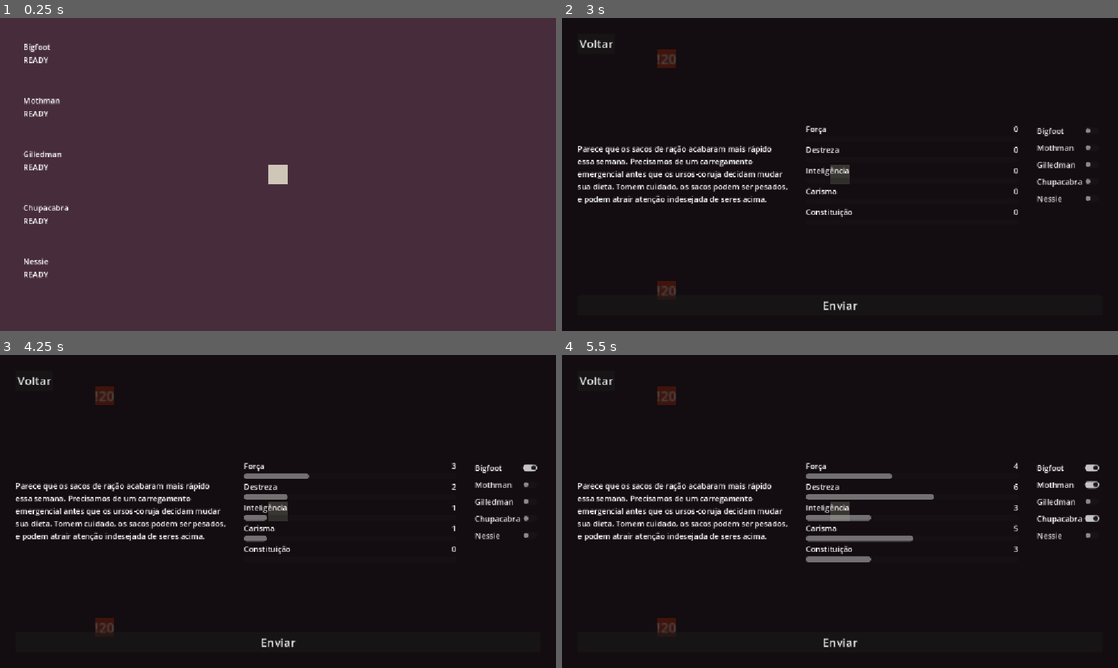
Above: before the commit, frames 1-4 (two rows, left to right).
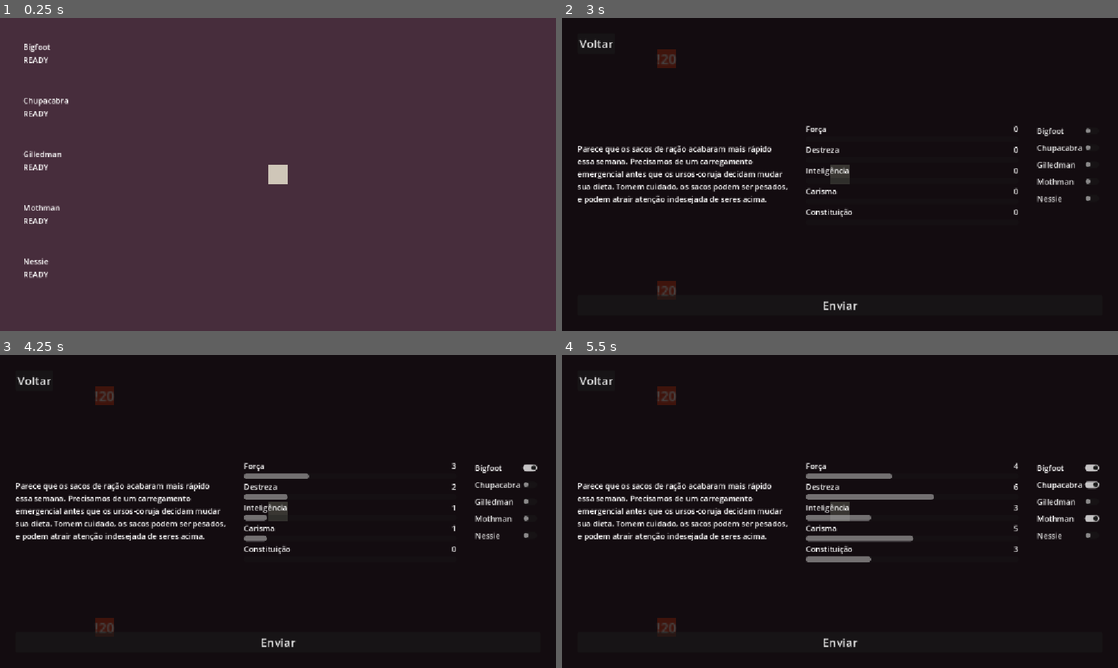
Above: after the commit, the same moments.

Repository: LucasFASouza/Dispacho
Game: Godot game, scene res://scenes/game.tscn
Two runs of this game, one before a commit and one after it. Both use one fixed random seed, a clock stepped at 60 frames per second and the inputs below.
Inputs (mouse positions are in pixels of both pictures, inside the frame that each line leads up to):
- Up to frame 1 (0.25 s): no input
- Up to frame 2 (3 s): tap Enter at 0.5, 2 s; move the mouse to (962, 158) at 0.52 s; click (962, 158) at 0.67 s; tap Space at 1.25 s; move the mouse to (728, 190) at 1.27 s; click (728, 190) at 1.42 s; move the mouse to (895, 105) at 2.02 s; click (895, 105) at 2.17 s; move the mouse to (667, 58) at 2.77 s; click (667, 58) at 2.92 s
- Up to frame 3 (4.25 s): click "Bigfoot" at 3.5 s
- Up to frame 4 (5.5 s): click "Mothman" at 4.25 s; click "Chupacabra" at 5 s

The runs differ from the first frame. In frame 1, 0.2% of the frame differs, in the area x 4-13%, y 25-63%; in frame 2, 0.2%; in frame 3, 0.2%; in frame 4, 0.2%, in the area x 85-94%, y 40-54%.

Commit message:
Add member data and missions; implement member attributes, mission spawning, and UI integration for enhanced gameplay experience.

Diff:
--- /dev/null
+++ b/data/members/bigfoot.tres
@@ -0,0 +1,8 @@
+[gd_resource type="Resource" script_class="MemberData" load_steps=2 format=3]
+
+[ext_resource type="Script" path="res://scripts/member_data.gd" id="1"]
+
+[resource]
+script = ExtResource("1")
+member_name = "Bigfoot"
+scores = {"STR": 3, "DEX": 2, "INT": 1, "CHA": 1, "CON": 0}
--- /dev/null
+++ b/data/members/chupacabra.tres
@@ -0,0 +1,8 @@
+[gd_resource type="Resource" script_class="MemberData" load_steps=2 format=3]
+
+[ext_resource type="Script" path="res://scripts/member_data.gd" id="1"]
+
+[resource]
+script = ExtResource("1")
+member_name = "Chupacabra"
+scores = {"STR": 1, "DEX": 1, "INT": 0, "CHA": 3, "CON": 2}
--- /dev/null
+++ b/data/members/gilledman.tres
@@ -0,0 +1,8 @@
+[gd_resource type="Resource" script_class="MemberData" load_steps=2 format=3]
+
+[ext_resource type="Script" path="res://scripts/member_data.gd" id="1"]
+
+[resource]
+script = ExtResource("1")
+member_name = "Gilledman"
+scores = {"STR": 1, "DEX": 0, "INT": 3, "CHA": 2, "CON": 1}
--- /dev/null
+++ b/data/members/mothman.tres
@@ -0,0 +1,8 @@
+[gd_resource type="Resource" script_class="MemberData" load_steps=2 format=3]
+
+[ext_resource type="Script" path="res://scripts/member_data.gd" id="1"]
+
+[resource]
+script = ExtResource("1")
+member_name = "Mothman"
+scores = {"STR": 0, "DEX": 3, "INT": 2, "CHA": 1, "CON": 1}
--- /dev/null
+++ b/data/members/nessie.tres
@@ -0,0 +1,8 @@
+[gd_resource type="Resource" script_class="MemberData" load_steps=2 format=3]
+
+[ext_resource type="Script" path="res://scripts/member_data.gd" id="1"]
+
+[resource]
+script = ExtResource("1")
+member_name = "Nessie"
+scores = {"STR": 2, "DEX": 1, "INT": 1, "CHA": 0, "CON": 3}
--- a/data/missions.json
+++ b/data/missions.json
@@ -1,26 +1,35 @@
 [
   {
-	"id": "ration_bags",
-	"mission_text": "Parece que os sacos de ração acabaram mais rápido essa semana. Precisamos de um carregamento emergencial antes que os ursos-coruja decidam mudar sua dieta. Tomem cuidado, os sacos podem ser pesados, e podem atrair atenção indesejada de seres acima.",
-	"success_text": "Os ursos-corujas terão seu jantar garantido pelos próximos dias.",
-	"error_text": "Parece que a carga foi derrubada pelo caminho... Alguém sabe se os ursos-coruja fazem dieta?",
-	"missed_text": "Parece que os ursos-coruja foram atrás de seu próprio jantar. Atenção aos salmões e sementes de girassol.",
-	"attr_thresholds": { "STR": 3, "DEX": 2 }
+    "id": "ration_bags",
+    "spawn_time": 2.0,
+    "deadline": 20.0,
+    "position": [-72, -48],
+    "mission_text": "Parece que os sacos de ração acabaram mais rápido essa semana. Precisamos de um carregamento emergencial antes que os ursos-coruja decidam mudar sua dieta. Tomem cuidado, os sacos podem ser pesados, e podem atrair atenção indesejada de seres acima.",
+    "success_text": "Os ursos-corujas terão seu jantar garantido pelos próximos dias.",
+    "error_text": "Parece que a carga foi derrubada pelo caminho... Alguém sabe se os ursos-coruja fazem dieta?",
+    "missed_text": "Parece que os ursos-coruja foram atrás de seu próprio jantar. Atenção aos salmões e sementes de girassol.",
+    "attr_thresholds": { "STR": 3, "DEX": 2 }
   },
   {
-	"id": "blue_hedgehog",
-	"mission_text": "Um ouriço azul está preso em cima de uma árvore. Ele parece estar com medo de descer. Precisamos de alguém para acalmá-lo e ajudá-lo a descer em segurança.",
-	"success_text": "O ouriço foi salvo e saiu correndo... estranhamento rápido.",
-	"error_text": "O ouriço foi assustado e entrou em super-nova. Ele não é mais um problema, mas também não é mais um ouriço.",
-	"missed_text": "O ouriço não conseguiu se segurar e acabou caindo. Achamos apenas alguns aneis no chão, deveríamos nos preocupar?",
-	"attr_thresholds": { "CHA": 3, "CON": 2 }
+    "id": "blue_hedgehog",
+    "spawn_time": 2.5,
+    "deadline": 20.0,
+    "position": [-72, 48],
+    "mission_text": "Um ouriço azul está preso em cima de uma árvore. Ele parece estar com medo de descer. Precisamos de alguém para acalmá-lo e ajudá-lo a descer em segurança.",
+    "success_text": "O ouriço foi salvo e saiu correndo... estranhamento rápido.",
+    "error_text": "O ouriço foi assustado e entrou em super-nova. Ele não é mais um problema, mas também não é mais um ouriço.",
+    "missed_text": "O ouriço não conseguiu se segurar e acabou caindo. Achamos apenas alguns aneis no chão, deveríamos nos preocupar?",
+    "attr_thresholds": { "CHA": 3, "CON": 2 }
   },
   {
-	"id": "goblin_cubes",
-	"mission_text": "O som de goblins chorando por não conseguirem resolver cubos-mágicos está incomodando a fauna local. Como foi que eles conseguiram os cubos, aliás?",
-	"success_text": "O algoritmo de resolução de cubos-mágicos foi ensinado didáticamente. Paulo Freire estaria orgulhoso.",
-	"error_text": "Aparentemente aqueles objetos geométricos mágicos são difíceis de resolver para uma grande gama de espécies.",
-	"missed_text": "O silêncio repentino e peças coloridas flutuando no rio indicam que os goblins encontraram uma solução alternativa.",
-	"attr_thresholds": { "INT": 3, "CHA": 2 }
+    "id": "goblin_cubes",
+    "spawn_time": 3.0,
+    "deadline": 20.0,
+    "position": [96, 0],
+    "mission_text": "O som de goblins chorando por não conseguirem resolver cubos-mágicos está incomodando a fauna local. Como foi que eles conseguiram os cubos, aliás?",
+    "success_text": "O algoritmo de resolução de cubos-mágicos foi ensinado didáticamente. Paulo Freire estaria orgulhoso.",
+    "error_text": "Aparentemente aqueles objetos geométricos mágicos são difíceis de resolver para uma grande gama de espécies.",
+    "missed_text": "O silêncio repentino e peças coloridas flutuando no rio indicam que os goblins encontraram uma solução alternativa.",
+    "attr_thresholds": { "INT": 3, "CHA": 2 }
   }
 ]
--- a/data/missions/goblin_cubes.tres
+++ b/data/missions/goblin_cubes.tres
@@ -1,6 +1,6 @@
-[gd_resource type="Resource" script_class="MissionData" load_steps=2 format=3]
+[gd_resource type="Resource" script_class="MissionData" format=3 uid="uid://b3n5kdjex43l0"]
 
-[ext_resource type="Script" path="res://scripts/mission_data.gd" id="1"]
+[ext_resource type="Script" uid="uid://c0h7kg580atp7" path="res://scripts/mission_data.gd" id="1"]
 
 [resource]
 script = ExtResource("1")
@@ -10,6 +10,6 @@
 error_text = "Aparentemente aqueles objetos geométricos mágicos são difíceis de resolver para uma grande gama de espécies."
 missed_text = "O silêncio repentino e peças coloridas flutuando no rio indicam que os goblins encontraram uma solução alternativa."
 attr_thresholds = {
-"INT": 3,
-"CHA": 2
+"CHA": 2,
+"INT": 3
 }
--- a/data/missions/ration_bags.tres
+++ b/data/missions/ration_bags.tres
@@ -1,6 +1,6 @@
-[gd_resource type="Resource" script_class="MissionData" load_steps=2 format=3]
+[gd_resource type="Resource" script_class="MissionData" format=3 uid="uid://dj6jryy7a75jk"]
 
-[ext_resource type="Script" path="res://scripts/mission_data.gd" id="1"]
+[ext_resource type="Script" uid="uid://c0h7kg580atp7" path="res://scripts/mission_data.gd" id="1"]
 
 [resource]
 script = ExtResource("1")
@@ -10,6 +10,6 @@
 error_text = "Parece que a carga foi derrubada pelo caminho... Alguém sabe se os ursos-coruja fazem dieta?"
 missed_text = "Parece que os ursos-coruja foram atrás de seu próprio jantar. Atenção aos salmões e sementes de girassol."
 attr_thresholds = {
-"STR": 3,
-"DEX": 2
+"DEX": 2,
+"STR": 3
 }
--- a/scenes/game.tscn
+++ b/scenes/game.tscn
@@ -3,13 +3,20 @@
 [ext_resource type="Script" uid="uid://7yspuyx1a5v8" path="res://scripts/game.gd" id="1_yqjtg"]
 [ext_resource type="Resource" uid="uid://dv5mv4k06lo16" path="res://data/missions/queue.tres" id="2_lbhrr"]
 [ext_resource type="Script" uid="uid://ki8opvy0kxsw" path="res://scripts/ui.gd" id="3_lnu2h"]
+[ext_resource type="Script" uid="uid://bx20p15pgul1o" path="res://scripts/member_data.gd" id="3_vtaks"]
+[ext_resource type="Resource" path="res://data/members/bigfoot.tres" id="4_kvpfn"]
 [ext_resource type="Script" uid="uid://ckehygxlanfj1" path="res://scripts/mission_menu.gd" id="4_mmenu"]
+[ext_resource type="Resource" path="res://data/members/chupacabra.tres" id="5_dinhu"]
+[ext_resource type="Resource" path="res://data/members/gilledman.tres" id="6_kvuet"]
+[ext_resource type="Resource" path="res://data/members/mothman.tres" id="7_trtic"]
+[ext_resource type="Resource" path="res://data/members/nessie.tres" id="8_ir15t"]
 
 [node name="Game" type="Node2D" unique_id=2123722845]
 script = ExtResource("1_yqjtg")
 rest_seconds = 10.0
 recover_seconds = 15.0
 mission_queue_res = ExtResource("2_lbhrr")
+members_res = Array[ExtResource("3_vtaks")]([ExtResource("4_kvpfn"), ExtResource("5_dinhu"), ExtResource("6_kvuet"), ExtResource("7_trtic"), ExtResource("8_ir15t")])
 
 [node name="BG" type="ColorRect" parent="." unique_id=942862673]
 anchors_preset = 8
--- /dev/null
+++ b/scripts/build_missions.gd
@@ -0,0 +1,58 @@
+@tool
+extends EditorScript
+
+## Run this script from the Script editor (File > Run, or Ctrl+Shift+X) whenever
+## missions.json changes. It reads the JSON and (re)generates all .tres files
+## under res://data/missions/, then rebuilds queue.tres.
+
+const MISSIONS_JSON := "res://data/missions.json"
+const OUTPUT_DIR := "res://data/missions/"
+const QUEUE_PATH := "res://data/missions/queue.tres"
+
+
+func _run() -> void:
+	var file := FileAccess.open(MISSIONS_JSON, FileAccess.READ)
+	if file == null:
+		push_error("Could not open " + MISSIONS_JSON)
+		return
+	var json := JSON.new()
+	if json.parse(file.get_as_text()) != OK:
+		push_error("Failed to parse " + MISSIONS_JSON)
+		return
+	file.close()
+
+	DirAccess.make_dir_recursive_absolute(ProjectSettings.globalize_path(OUTPUT_DIR))
+
+	var queue := MissionQueueResource.new()
+
+	for d: Dictionary in json.data:
+		var data := MissionData.new()
+		data.id             = d.get("id", "")
+		data.mission_text   = d.get("mission_text", "")
+		data.success_text   = d.get("success_text", "")
+		data.error_text     = d.get("error_text", "")
+		data.missed_text    = d.get("missed_text", "")
+		data.attr_thresholds = d.get("attr_thresholds", {})
+
+		var data_path := OUTPUT_DIR + data.id + ".tres"
+		var err := ResourceSaver.save(data, data_path)
+		if err != OK:
+			push_error("Failed to save " + data_path)
+			continue
+		print("Saved ", data_path)
+
+		var entry := MissionQueueEntry.new()
+		entry.data       = load(data_path)
+		entry.spawn_time = d.get("spawn_time", 2.0)
+		entry.deadline   = d.get("deadline", 30.0)
+		var pos: Array   = d.get("position", [0, 0])
+		entry.position   = Vector2(pos[0], pos[1])
+		queue.entries.append(entry)
+
+	var queue_err := ResourceSaver.save(queue, QUEUE_PATH)
+	if queue_err != OK:
+		push_error("Failed to save " + QUEUE_PATH)
+	else:
+		print("Saved ", QUEUE_PATH)
+
+	print("Done. %d missions exported." % queue.entries.size())
--- a/scripts/game.gd
+++ b/scripts/game.gd
@@ -7,18 +7,13 @@
 @export var rest_seconds: float = 5.0
 @export var recover_seconds: float = 12.0
 @export var mission_queue_res: MissionQueueResource
+@export var members_res: Array[MemberData]
 
 signal member_availability_changed
 signal member_state_changed
 
 var _selected_mission: Mission = null
-var members: Array[Dictionary] = [
-  { "name": "Bigfoot",	"available": true, "state": "READY", "scores": {"STR": 3, "DEX": 2, "INT": 1, "CHA": 1, "CON": 0}},
-  { "name": "Mothman",	"available": true, "state": "READY", "scores": {"STR": 0, "DEX": 3, "INT": 2, "CHA": 1, "CON": 1}},
-  { "name": "Gilledman",  "available": true, "state": "READY", "scores": {"STR": 1, "DEX": 0, "INT": 3, "CHA": 2, "CON": 1}},
-  { "name": "Chupacabra", "available": true, "state": "READY", "scores": {"STR": 1, "DEX": 1, "INT": 0, "CHA": 3, "CON": 2}},
-  { "name": "Nessie",	 "available": true, "state": "READY", "scores": {"STR": 2, "DEX": 1, "INT": 1, "CHA": 0, "CON": 3}},
-]
+var members: Array[Dictionary] = []
 
 var UnitScene: PackedScene = preload("res://scenes/unit.tscn")
 var MissionScene: PackedScene = preload("res://scenes/mission.tscn")
@@ -26,6 +21,20 @@
 var _spawn_timers: Array[Dictionary] = []
 
 func _ready() -> void:
+	if members_res.is_empty():
+		push_error("Game: members_res is empty. Assign MemberData resources in the Inspector.")
+		return
+	if mission_queue_res == null:
+		push_error("Game: mission_queue_res is not assigned. Run build_missions.gd and assign data/missions/queue.tres in the Inspector.")
+		return
+	for data: MemberData in members_res:
+		members.append({
+			"name": data.member_name,
+			"available": true,
+			"state": "READY",
+			"scores": data.scores,
+		})
+	ui.init_members(members)
 	ui.closed.connect(_on_ui_closed)
 	ui.menu_opened.connect(_on_menu_opened)
 	ui.send_pressed.connect(_on_send_pressed)
--- /dev/null
+++ b/scripts/member_data.gd
@@ -0,0 +1,5 @@
+extends Resource
+class_name MemberData
+
+@export var member_name: String = ""
+@export var scores: Dictionary = {}
--- a/scripts/mission_menu.gd
+++ b/scripts/mission_menu.gd
@@ -22,9 +22,8 @@
 func _ready() -> void:
 	visible = false
 
-	var game: Node = get_tree().get_root().get_node("Game")
-
-	for member in game.members:
+func init_members(members: Array[Dictionary]) -> void:
+	for member in members:
 		var check := CheckButton.new()
 		check.text = member["name"]
 		check.toggled.connect(_update_scores.unbind(1))
@@ -36,6 +35,7 @@
 		container.setup(ATTR_LABELS[attr], ATTR_MAX)
 		_att_containers[attr] = container
 
+	var game: Node = get_tree().get_root().get_node("Game")
 	game.member_availability_changed.connect(_refresh_checkboxes)
 	_update_scores()
 
--- a/scripts/ui.gd
+++ b/scripts/ui.gd
@@ -19,17 +19,18 @@
 func _ready() -> void:
 	process_mode = Node.PROCESS_MODE_ALWAYS
 	hide_overlay_silent()
-
 	mission_menu.send_pressed.connect(func(members): send_pressed.emit(members))
 	mission_menu.ok_pressed.connect(func(mission): ok_pressed.emit(mission))
 
-	var game: Node = get_tree().get_root().get_node("Game")
-	for member in game.members:
+func init_members(members: Array[Dictionary]) -> void:
+	for member in members:
 		var node := MemberUIScene.instantiate()
 		members_container.add_child(node)
 		node.get_node("MemberLabel").text = member["name"]
 		_member_state_labels.append(node.get_node("MemberState"))
+	var game: Node = get_tree().get_root().get_node("Game")
 	game.member_state_changed.connect(_refresh_member_states)
+	mission_menu.init_members(members)
 	_refresh_member_states()
 
 
Not shown, added: scripts/build_missions.gd.uid
Not shown, added: scripts/member_data.gd.uid
